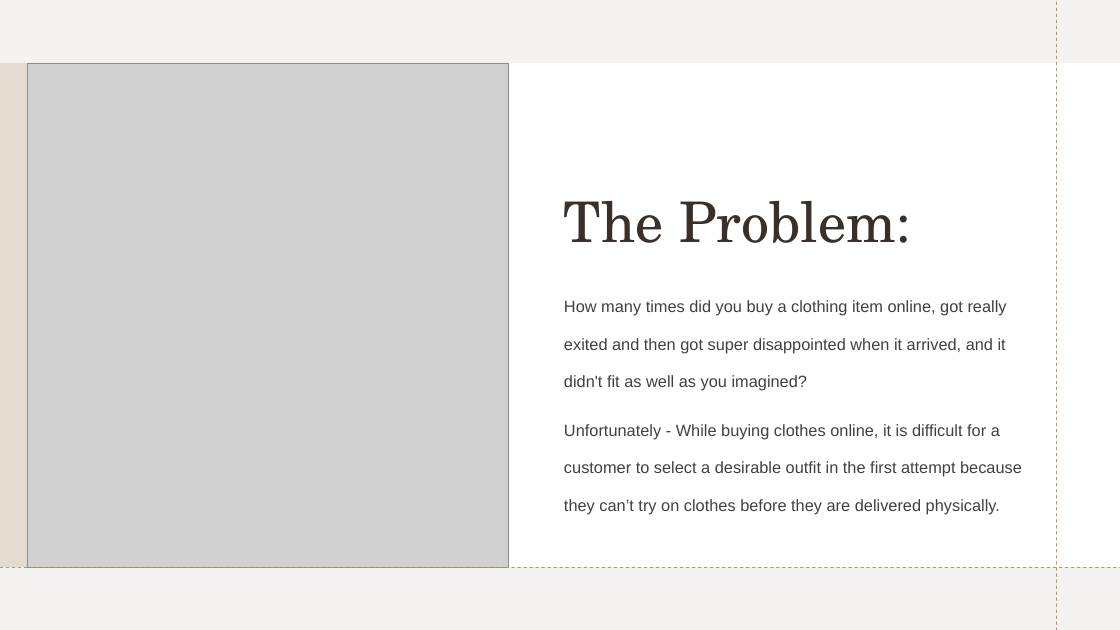
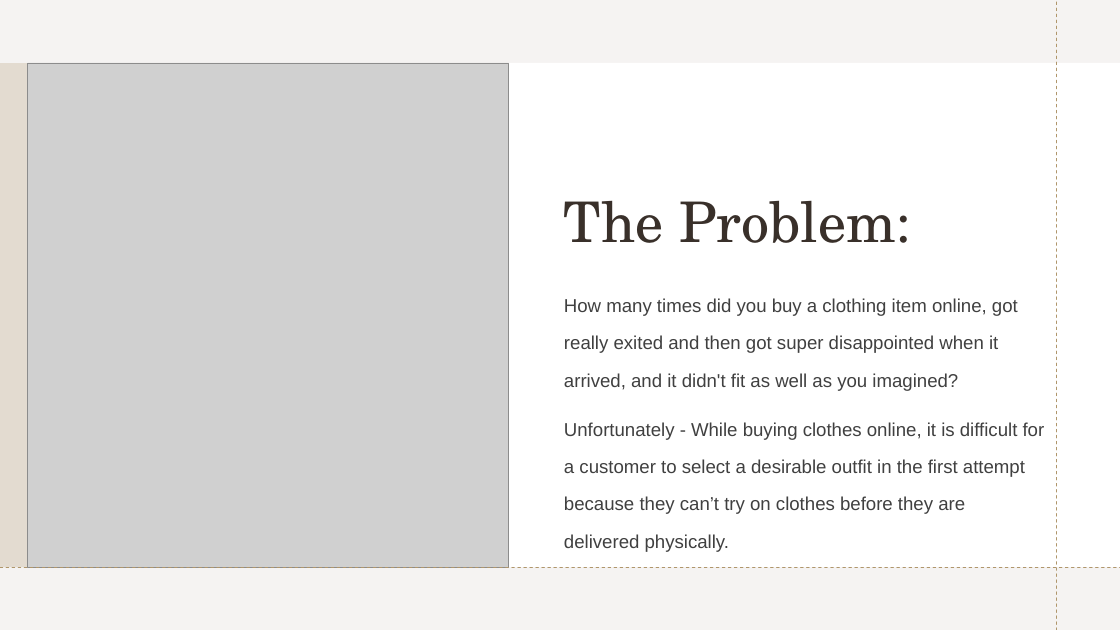
Before and after one commit to shirsneh/virtual_clothes_try_on_assistant, a slide deck: slide 2 of project presentation.pptx. Drawn at 1120x630 pixels with LibreOffice and Linux fonts; fonts in the diff are those of the drawing; grey boxes stand for pictures. Boxes give left, top, right and bottom in pixels: in the first picture for what was removed or moved away, otherwise in the second. Text is boxed around its words. In the diff, an @@ line names an element or a change of style, - is before the commit and + after.

```diff
--- a/project presentation.pptx
+++ b/project presentation.pptx
@@ subtitle "How many times did you ..." at (x1=564, y1=298, x2=1045, y2=552): size 14 to 16 pt @@
```
Also in this commit, not shown: 9 other slides changed, 3 slides added, 1 other file.
